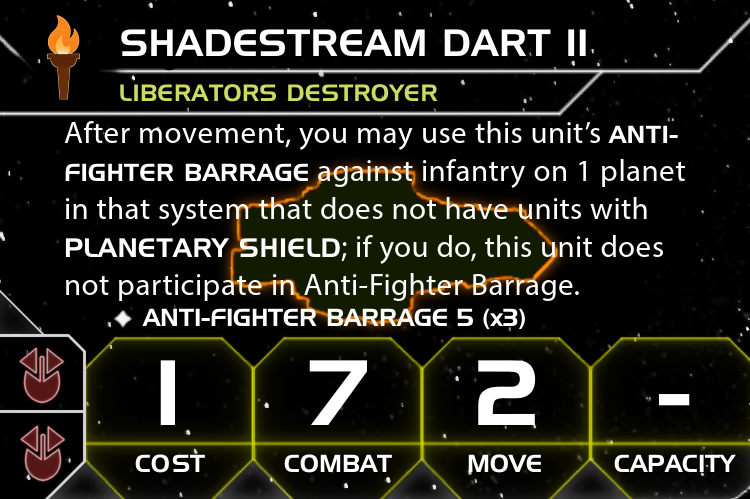
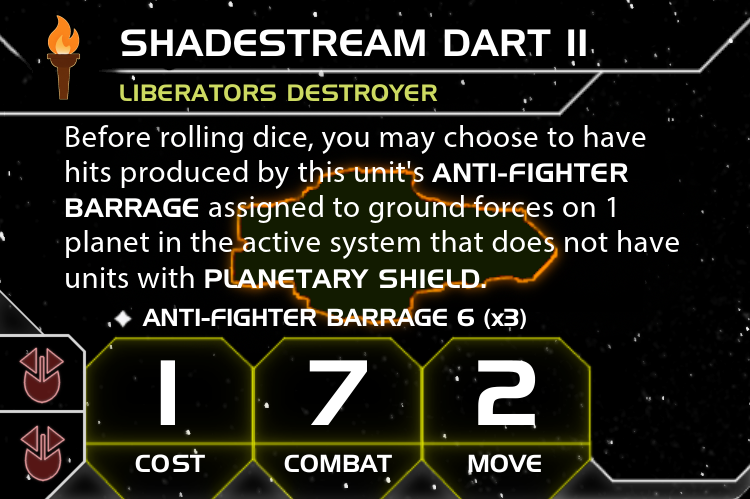
Layered file, before and after one edit (750x499). Changes by layer:
renamed "ANTI-FIGHTER BARRAGE 5 (x3)" to "ANTI-FIGHTER BARRAGE 6 (x3)", painted on it over box(457, 308, 526, 330)
renamed "After movement, you may use th..." to "Before rolling dice, you may c...", painted on it over box(64, 121, 685, 301)
hid group "Capacity" (1 layers) over box(659, 394, 690, 406)
hid "Cap Box" over box(549, 335, 750, 499)
showed "1x border" over box(550, 454, 750, 499)